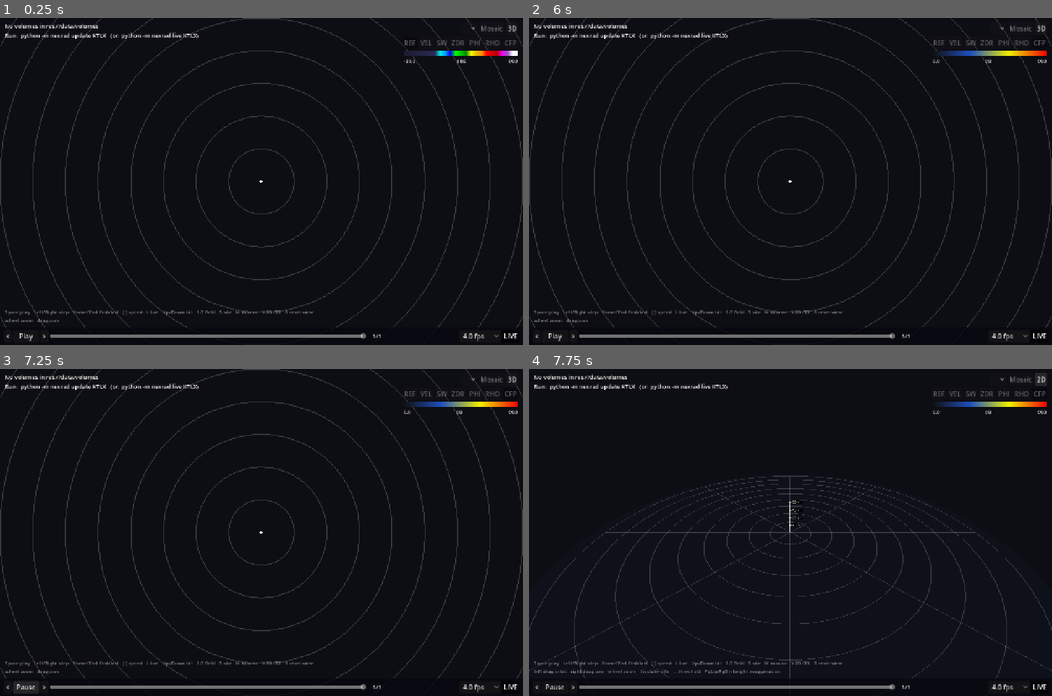
Above: before the commit, frames 1-4 (two rows, left to right).
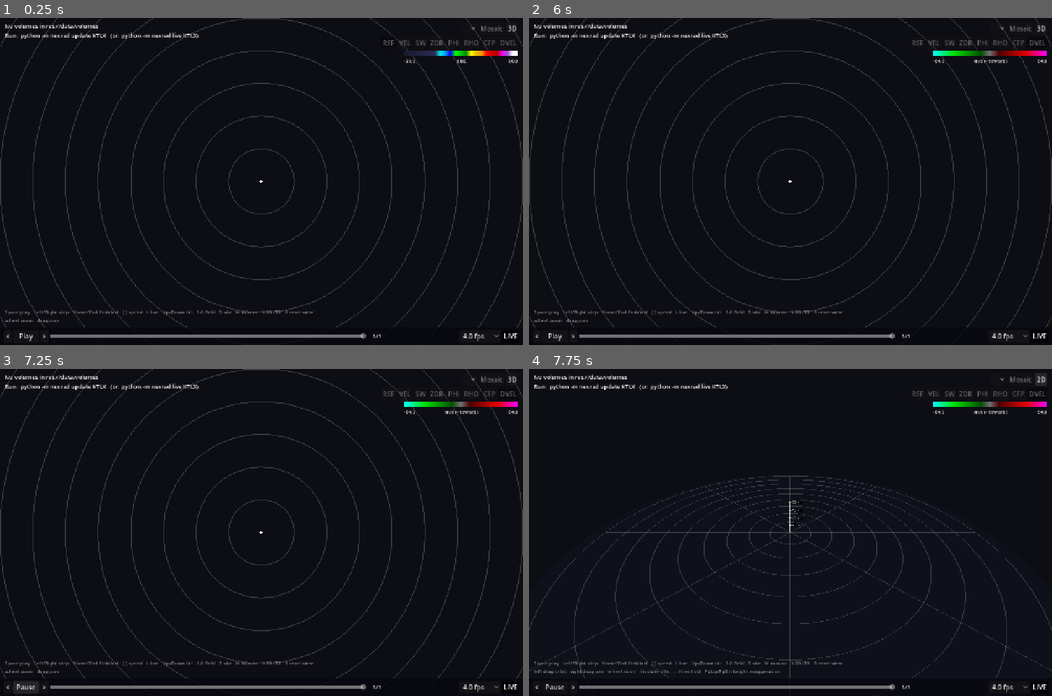
Above: after the commit, the same moments.

Repository: computerdane/droplet
Game: Godot game, scene res://scenes/main.tscn
Two runs of this game, one before a commit and one after it. Both use one fixed random seed, a clock stepped at 60 frames per second and the inputs below.
Inputs (mouse positions are in pixels of both pictures, inside the frame that each line leads up to):
- Up to frame 1 (0.25 s): no input
- Up to frame 2 (6 s): click "REF" at 0.5 s; click "VEL" at 1.25 s; click "SW" at 2 s; click "ZDR" at 2.75 s; click "PHI" at 3.5 s; click "RHO" at 4.25 s; click "CFP" at 5 s; click (1036, 44) at 5.75 s, where only the run after the commit has a clickable "DVEL"
- Up to frame 3 (7.25 s): click "Play" at 6.5 s
- Up to frame 4 (7.75 s): click "3D" at 7.25 s

The runs differ from the first frame. In frame 1, 0.2% of the frame differs, in the area x 38-99%, y 6-91%; in frame 2, 0.6%; in frame 3, 0.6%; in frame 4, 0.6%.

Commit message:
Velocity dealiasing: region-based unfolding into a DVEL field
nexrad/dealias.py unfolds VEL with numpy only, following the idea of Py-ART's
region-based method: label connected same-band regions with a vectorised
union-find, merge along the longest boundaries by whole Nyquist intervals, and
skip boundaries whose mean jump is about half a period. dealias_volume() goes
bottom-up, and each component takes the fold that agrees with the tilt below.
The lowest tilt keeps most gates unchanged.

write_volume() now writes DVEL next to every VEL sweep, taking about 0.5 s per
volume, and leaves VEL raw. On the Moore volumes this removes about 97% of
the >Vn neighbour jumps, and the KTLX couplet is unfolded cleanly.
python -m nexrad.dealias runs a synthetic self-test.

Godot: DVEL uses VEL's colours and |v| threshold and is on key 8. main.gd gets
pan=east,north for framing screenshots.

Co-Authored-By: Claude Opus 5.5 <noreply@anthropic.com>

Diff:
--- a/scripts/colormaps.gd
+++ b/scripts/colormaps.gd
@@ -11,6 +11,7 @@
 	"PHI": [0.0, 360.0],  # degrees
 	"RHO": [0.2, 1.05],  # unitless
 	"CFP": [0.0, 60.0],  # dB
+	"DVEL": [-64.0, 64.0],  # m/s, dealiased VEL
 }
 
 const UNITS := {
@@ -21,6 +22,7 @@
 	"PHI": "deg",
 	"RHO": "CC",
 	"CFP": "dB",
+	"DVEL": "m/s (- toward)",
 }
 
 ## Stops as [value, colour] pairs.
@@ -81,6 +83,9 @@
 	"CFP": [[0.0, "101010"], [20.0, "2050c0"], [40.0, "f0f000"], [60.0, "f00000"]],
 }
 
+## Fields drawn with another field's colours.
+const SAME_AS := {"DVEL": "VEL"}
+
 static var _cache: Dictionary = {}
 
 
@@ -95,7 +100,9 @@
 static func texture_for(field_name: String) -> GradientTexture1D:
 	if _cache.has(field_name):
 		return _cache[field_name]
-	var stops: Array = STOPS.get(field_name, [[0.0, "000000"], [1.0, "ffffff"]])
+	var stops: Array = STOPS.get(
+		SAME_AS.get(field_name, field_name), [[0.0, "000000"], [1.0, "ffffff"]]
+	)
 	var lo: float = stops[0][0]
 	var hi: float = stops[-1][0]
 	var grad := Gradient.new()
--- a/scripts/main.gd
+++ b/scripts/main.gd
@@ -9,8 +9,8 @@
 ## do not make the tilt jump around.
 ##
 ## Command-line options (after `--`): site=KTLX time=20130520_200359 field=VEL elev=0.5
-## live=0|1 play=0|1 fps=8 zoom=2 view=2d|3d yaw=30 pitch=25 dist=400 exag=4
-## isolate=0|1|2 threshold=20 mosaic=0|1 prefetch=0|1
+## live=0|1 play=0|1 fps=8 zoom=2 pan=-15,5 (2D centre, km east,north) view=2d|3d yaw=30
+## pitch=25 dist=400 exag=4 isolate=0|1|2 threshold=20 mosaic=0|1 prefetch=0|1
 ##
 ## Upcoming loop frames (and their mosaic neighbours) are read in the background, see
 ## _preload_ahead() and VolumeCache.
@@ -26,11 +26,18 @@
 ## Share of the cache budget that loop frames ahead of the playhead may fill.
 const PRELOAD_BUDGET_FRACTION := 0.8
 const FIELD_KEYS := {
-	KEY_1: "REF", KEY_2: "VEL", KEY_3: "SW", KEY_4: "ZDR", KEY_5: "PHI", KEY_6: "RHO", KEY_7: "CFP"
+	KEY_1: "REF",
+	KEY_2: "VEL",
+	KEY_3: "SW",
+	KEY_4: "ZDR",
+	KEY_5: "PHI",
+	KEY_6: "RHO",
+	KEY_7: "CFP",
+	KEY_8: "DVEL",
 }
 const HINT_COMMON := (
 	"Space play   Left/Right step   Home/End first/last   [ ] speed   L live   "
-	+ "Up/Down tilt   1-7 field   S site   M mosaic   V 2D/3D   R reset view\n"
+	+ "Up/Down tilt   1-8 field   S site   M mosaic   V 2D/3D   R reset view\n"
 )
 const HINT_2D := "wheel zoom   drag pan"
 const HINT_3D := (
@@ -79,6 +86,9 @@
 	fps = float(opts.get("fps", fps))
 	if opts.has("zoom"):
 		view_2d.set_zoom(float(opts["zoom"]))
+	if opts.has("pan"):
+		var p: PackedFloat64Array = opts["pan"].split_floats(",")
+		view_2d.cam.position = Vector2(p[0], -p[1])
 	_apply_3d_options(opts)
 	mosaic = opts.get("mosaic", "0") == "1"
 	prefetch = opts.get("prefetch", "1") == "1"
--- a/scripts/radar_volume.gd
+++ b/scripts/radar_volume.gd
@@ -5,7 +5,7 @@
 
 const MISSING := -1000.0
 const RANGE_FOLDED := -2000.0
-const FIELDS := ["REF", "VEL", "SW", "ZDR", "PHI", "RHO", "CFP"]
+const FIELDS := ["REF", "VEL", "SW", "ZDR", "PHI", "RHO", "CFP", "DVEL"]
 const ELEVATION_MERGE_DEG := 0.2
 
 var path: String
--- a/scripts/volume_view_3d.gd
+++ b/scripts/volume_view_3d.gd
@@ -27,6 +27,7 @@
 	"PHI": [-10.0, false],
 	"RHO": [0.8, false],
 	"CFP": [-10.0, false],
+	"DVEL": [10.0, true],
 }
 
 var exaggeration := DEFAULT_EXAGGERATION
Not shown, changed: CLAUDE.md
Not shown, changed: nexrad/__main__.py
Not shown, added: nexrad/dealias.py
